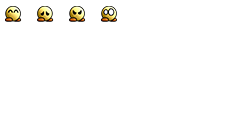
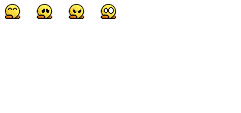
Revision of a layered 241x113 image; what changed, layer by layer:
added layer "Layer 1" (50%) above "Shape 3" over [5, 4, 117, 19]
painted on "Shape 3" over [5, 4, 117, 22]
